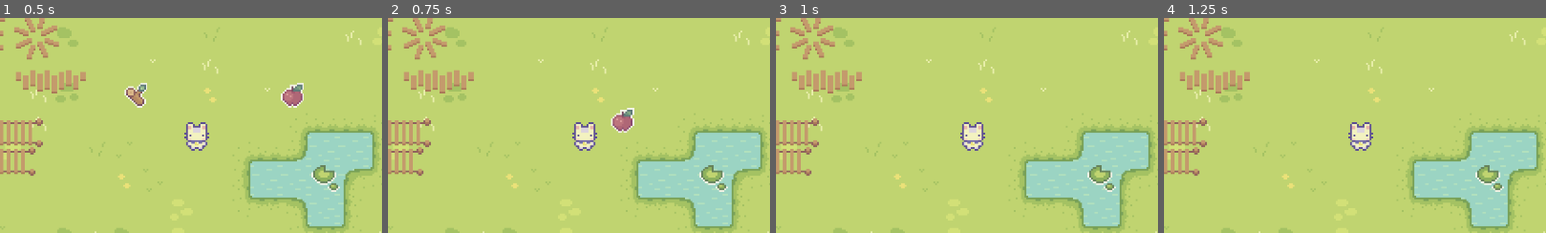
Above: before the commit, frames 1-4 (left to right).
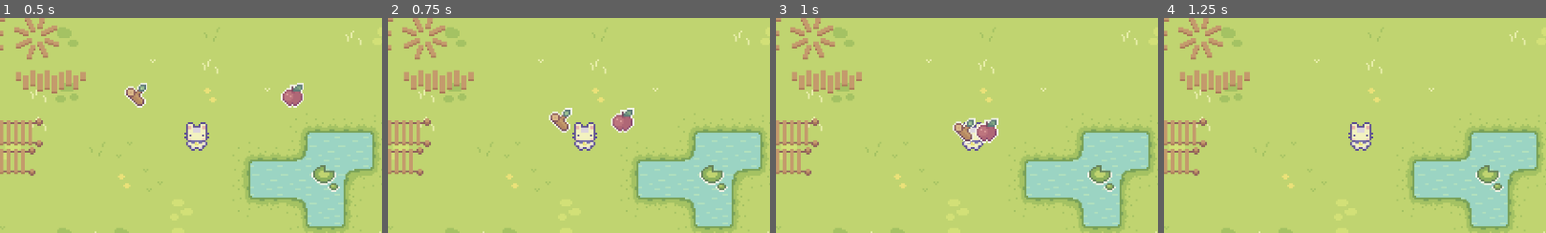
Above: after the commit, the same moments.

Repository: herdyhardiyant/TeemoLands
Game: Godot game, scene res://scenes/world.tscn
Two runs of this game, one before a commit and one after it. Both use one fixed random seed, a clock stepped at 60 frames per second and the inputs below.
Inputs (mouse positions are % of the whole screen's width and height, from its top left):
- Up to frame 1 (0.5 s): no input
- Up to frame 2 (0.75 s): tap Enter at 0.5 s; move the mouse to (72, 45) at 0.52 s; hold D (right) from 0.53 s (still down); tap F (action) at 0.6 s
- Up to frame 3 (1 s): keep holding D (right)
- Up to frame 4 (1.25 s): keep holding D (right)
The pictures show only the part of the screen within x 24-74%, y 22-72%; the shares and areas given below are measured in that part.

Frame 1 is identical in both runs. In frame 2, 0.5% of the frame differs, in the area x 42-49%, y 41-54%; in frame 3, 1.0%, in the area x 46-59%, y 46-59%; in frame 4, nothing differs.

Commit message:
fix bug and refactor item drop

Diff:
--- a/scenes/item_drop.tscn
+++ b/scenes/item_drop.tscn
@@ -24,4 +24,3 @@
 shape = SubResource("RectangleShape2D_5wcd8")
 
 [connection signal="timeout" from="Timer" to="." method="_on_timer_timeout"]
-[connection signal="body_entered" from="Area2D" to="." method="_on_area_2d_body_entered"]
--- a/scripts/item_drop.gd
+++ b/scripts/item_drop.gd
@@ -2,6 +2,8 @@
 
 
 @onready var character_player = $/root/World/CharacterPlayer
+
+
 
 var is_timeout = false
 func _process(_delta):
@@ -11,13 +13,20 @@
 	var player_position = character_player.global_position
 	var tween = get_tree().create_tween()
 	tween.tween_property(self,'global_position', player_position, 0.5)
+	var dist_to_player = global_position.distance_to(player_position)
+	if dist_to_player <= 5.0:
+		queue_free()
+
+
+
 
 func _on_timer_timeout():
 	is_timeout = true
 
 func _on_area_2d_body_entered(body):
-	if !is_timeout:
-		return
-
-	if body is Player:
-		queue_free()
+	pass
+	#if !is_timeout:
+		#return
+		#
+	#if body is Player:
+		#queue_free()
